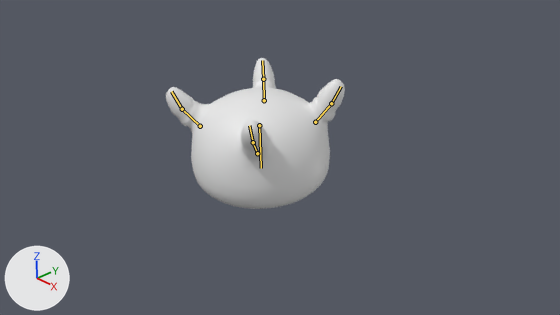
Two versions of the Blender file Art assets/potv2.blend, one commit apart.
Both versions are drawn from the file's camera 'Camera'. Lighting does not change. The marker at lower left points along +X, +Y and +Z. Both versions are drawn at frame 517 of the action 'PotWalk'; the numbers are the values there. The bones that bend it are drawn over the model as lines.

Names of what the first picture shows: 'potv1Bk'.
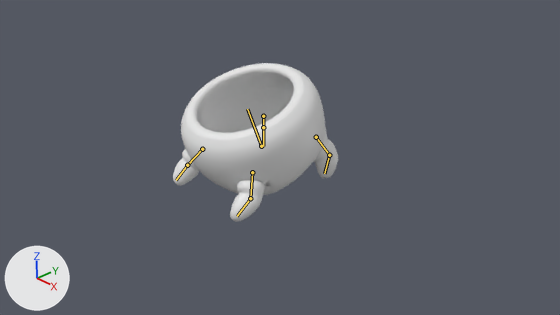
Commit message: Adjusted pot animation

What the commit changed:
Bone 'Bone' (bone_bone) moves from (0.0, 0.346, 0.016) to (0.0, -0.136, -0.026).
Bone 'Bone' (bone_bone) turns from (-179, 0, 0) to (20, 0, 0) degrees about its own x, y and z.
Bone 'FLT' (bone_flt) moves from (-0.039, -1.089, 1.282) to (0.063, 0.174, -0.083).
Bone 'FLT' (bone_flt) turns from (157, 38, -68) to (-3, 2, 1) degrees about its own x, y and z.
Bone 'FLB' (bone_flb) turns from (-10, -6, 22) to (-52, 5, 15) degrees about its own x, y and z.
Bone 'RLT' (bone_rlt) moves from (-0.183, -1.045, 1.259) to (-0.047, 0.176, -0.088).
Bone 'RLT' (bone_rlt) turns from (-38, -131, -101) to (-2, -1, -1) degrees about its own x, y and z.
Bone 'RLB' (bone_rlb) turns from (-23, 2, 19) to (-1, 3, 55) degrees about its own x, y and z.
Bone 'RRT' (bone_rrt) moves from (0.875, -0.896, -1.171) to (0.0, 0.0, 0.0).
Bone 'RRT' (bone_rrt) turns from (172, -34, 50) to (0, 0, 0) degrees about its own x, y and z.
Bone 'RRB' (bone_rrb) turns from (29, -7, 8) to (0, 0, 0) degrees about its own x, y and z.
Bone 'FRT' (bone_frt) moves from (-1.078, -0.806, -1.06) to (0.0, 0.0, 0.0).
Bone 'FRT' (bone_frt) turns from (161, 43, -66) to (0, 0, 0) degrees about its own x, y and z.
Bone 'FRB' (bone_frb) turns from (17, -15, 19) to (0, 0, 0) degrees about its own x, y and z.

Boxes (x1, y1, x2, y2) around the edits, measured in the pictures (560 x 315 px):
'potv1Bk', posed (8% narrower): before (166, 58, 345, 209); after (173, 63, 338, 222)
bone 'Bone', root to tip: before (259, 125) to (261, 168); after (261, 146) to (247, 109)
bone 'FLT', root to tip: before (264, 100) to (263, 79); after (202, 149) to (187, 165)
bone 'FLB', root to tip: before (263, 79) to (262, 60); after (187, 165) to (176, 180)
bone 'RLT', root to tip: before (315, 122) to (331, 103); after (252, 172) to (250, 198)
bone 'RLB', root to tip: before (331, 103) to (341, 86); after (250, 198) to (237, 216)
bone 'RRT', root to tip: before (257, 153) to (253, 142); after (316, 137) to (329, 155)
bone 'RRB', root to tip: before (253, 142) to (249, 125); after (329, 155) to (324, 173)
bone 'FRT', root to tip: before (200, 126) to (182, 109); after (263, 116) to (263, 127)
bone 'FRB', root to tip: before (182, 109) to (171, 91); after (263, 127) to (263, 146)
